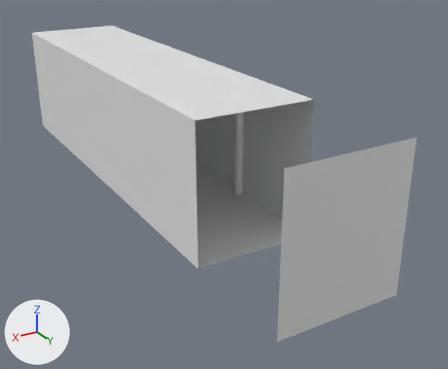
One commit to the Blender file trabalho 1/Assets/Location/walls+beams+floor+window+door01.blend: the scene before it, then after it.
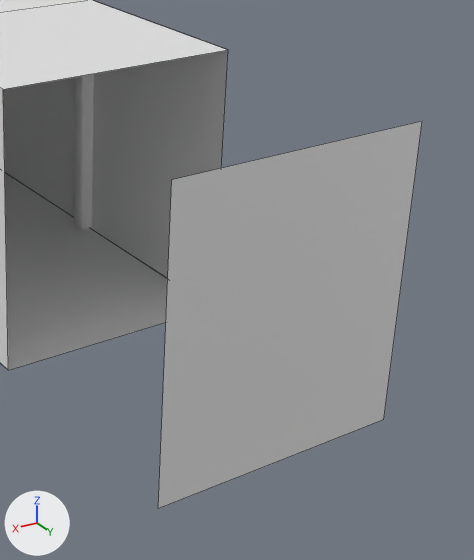
Each version appears first whole from a 50 mm camera at (4.75, 12.98, 4.75) aimed at (-0.7, 3.89, 0.2), and next in a close-up on the part from 43% to 99% of the width and 20% to 100% of the height. Arrows for +X, +Y and +Z are at lower left; the lights stay in place. The close-ups show mesh edges as thin lines. Materials are left out; every surface is plain grey.
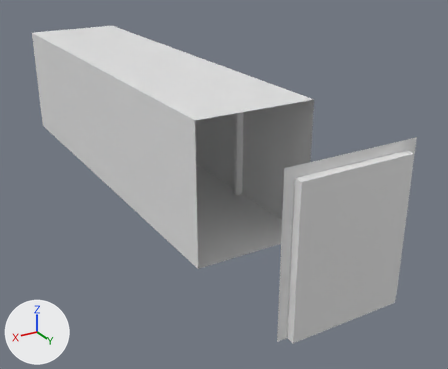
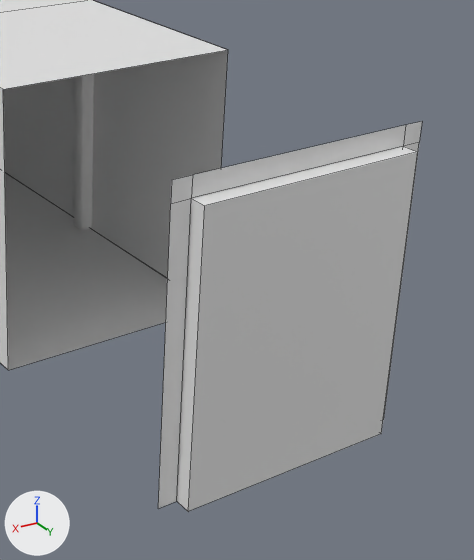
Pixel boxes (x1, y1, x2, y2) of what changed, in the close-ups (474 x 560 px):
'Cube.013', reshaped
    before: (158, 121, 422, 508)
    after: (158, 121, 422, 511)

Diff of the bpy script that builds the scene:
```diff
--- a/trabalho 1/Assets/Location/walls+beams+floor+window+door01.blend.py
+++ b/trabalho 1/Assets/Location/walls+beams+floor+window+door01.blend.py
@@ me_cube_014 @@
 me_cube_014.from_pydata(...)  # 4 vertices, 1 face; spans x 1.0, y -1.0..1.0, z -1.0..1.27
 # used by ob_cube_013; location = (0.0, 6.99, 1.0); rotation_euler = (0.0, 0.0, 1.571), in degrees (0, 0, 90)
 # verts and faces of me_cube_014; kept vertices keep their numbers, new ones are numbered from 4
 # before: 0 (1.0, 1.0, -1.0) at pixel (383, 419), 1 (1.0, -1.0, -1.0) at pixel (158, 508), 2 (1.0, 1.0, 1.27) at pixel (422, 121), 3 (1.0, -1.0, 1.27) at pixel (171, 179)
+# me_cube_014 part 1
+delete_faces([(0, 2, 3, 1)])
+verts[4] = (1.0, -0.85, -1.0)  # pixel (176, 501)
+verts[5] = (1.0, -0.85, 1.27)  # pixel (192, 174)
+verts[6] = (1.0, -0.85, 1.13)  # pixel (191, 198)
+verts[7] = (1.12, -0.85, -1.0)  # pixel (188, 511)
+verts[8] = (1.12, -0.85, 1.13)  # pixel (204, 205)
+for new, old in zip([*range(9, 14)], [*range(4, 9)]): verts[new] = verts[old] + (0.0, 1.7, 0.0)
+verts[14] = (1.0, 1.0, 1.13)  # pixel (419, 142)
+verts[15] = (1.0, -1.0, 1.13)  # pixel (170, 203)
+faces += [(3, 15, 6, 5), (1, 4, 6, 15), (0, 14, 11, 9), (4, 7, 8, 6), (2, 10, 11, 14), (5, 6, 11, 10)]
+faces += [(7, 12, 13, 8), (6, 8, 13, 11), (4, 9, 12, 7), (9, 11, 13, 12)]
```
